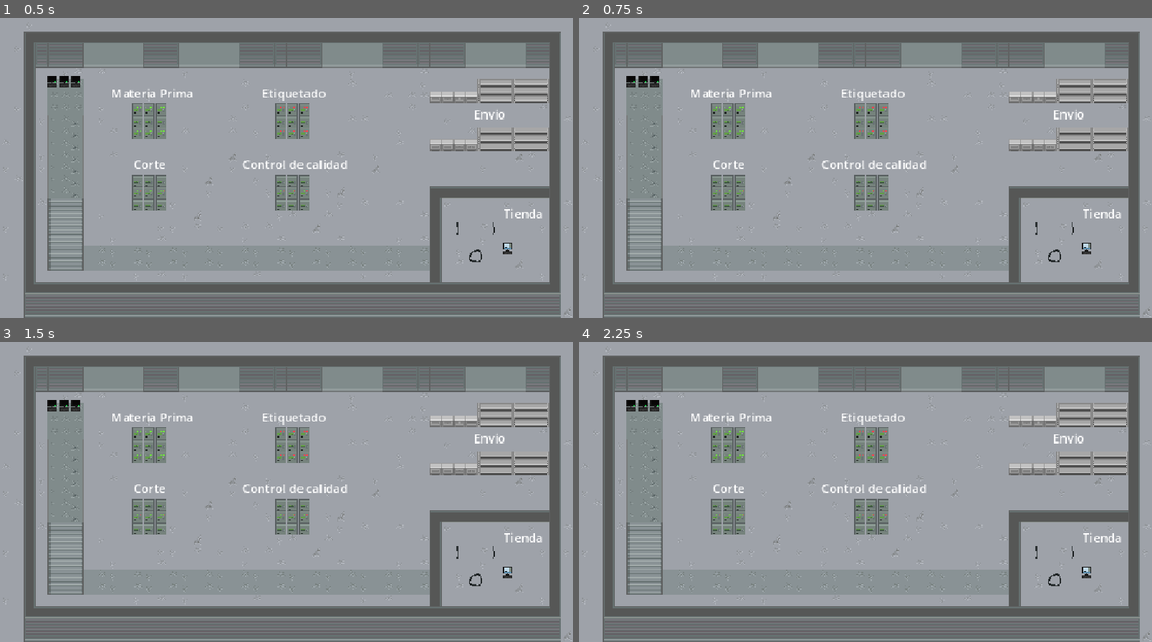
Above: before the commit, frames 1-4 (two rows, left to right).
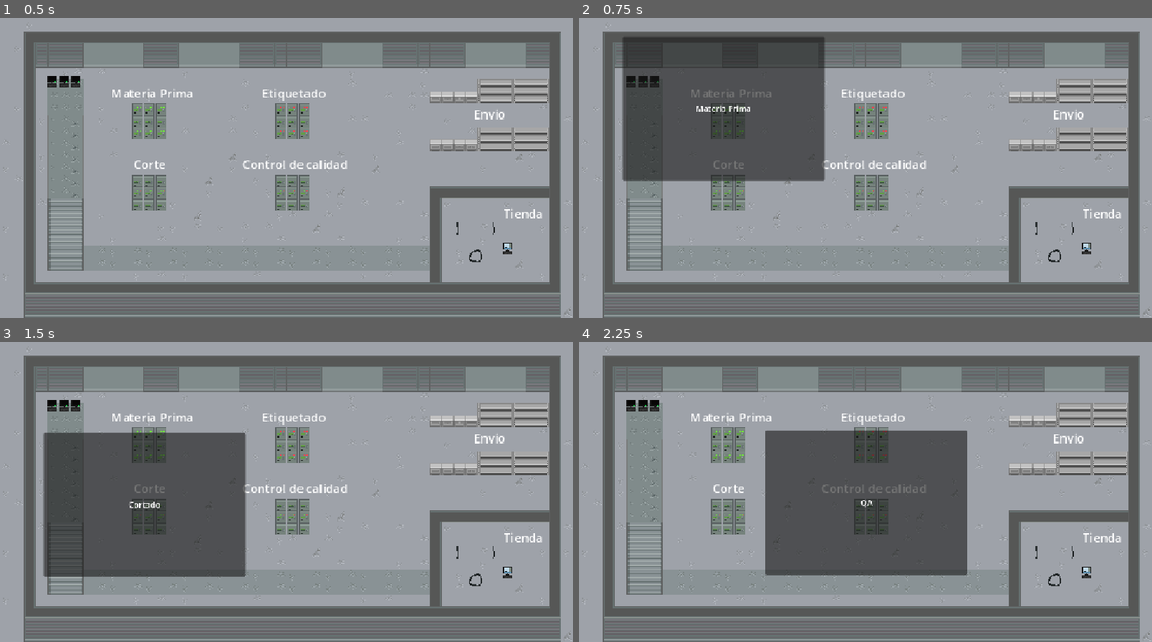
Above: after the commit, the same moments.

Repository: Fet-bleh/Mini-mermelada
Game: Godot game, scene res://Scenes/node_2d.tscn
The game is run twice, just before and just after one commit, with the same random seed, the same clock (stepped at 60 frames per second) and the same inputs.
Inputs (mouse positions are in pixels of both pictures, inside the frame that each line leads up to):
- Up to frame 1 (0.5 s): no input
- Up to frame 2 (0.75 s): tap Enter at 0.5 s; move the mouse to (733, 114) at 0.52 s; press the mouse at (733, 114) at 0.53 s
- Up to frame 3 (1.5 s): tap Space at 1.25 s; move the mouse to (154, 510) at 1.27 s; release the mouse at (154, 510) at 1.28 s; click (154, 510) at 1.35 s
- Up to frame 4 (2.25 s): tap Enter at 2 s; move the mouse to (876, 510) at 2.02 s; press the mouse at (876, 510) at 2.03 s

Frame 1 is identical in both runs. In frame 2, 17% of the frame differs, in the area x 7-43%, y 6-55%; in frame 3, 17%, in the area x 7-43%, y 30-79%; in frame 4, 17%.

Commit message:
UI manager skeleton
serxo

Diff:
--- a/BaseMaquina.tscn
+++ b/BaseMaquina.tscn
@@ -1,6 +1,4 @@
 [gd_scene format=3 uid="uid://cy38aoo3vhijo"]
-
-[ext_resource type="Script" uid="uid://n2u0vepuigie" path="res://Scripts/OpenMachineState.gd" id="1_q03cx"]
 
 [sub_resource type="RectangleShape2D" id="RectangleShape2D_7i21o"]
 size = Vector2(1150, 646)
@@ -13,6 +11,5 @@
 [node name="ColisionMaquina" type="CollisionShape2D" parent="AreaMaquina" unique_id=779081971]
 position = Vector2(95, 72)
 shape = SubResource("RectangleShape2D_7i21o")
-script = ExtResource("1_q03cx")
 
 [connection signal="input_event" from="AreaMaquina" to="AreaMaquina/ColisionMaquina" method="_on_area_maquina_input_event"]
--- a/Scenes/etiquetado.gd
+++ b/Scenes/etiquetado.gd
@@ -1,10 +1,17 @@
 extends Machine
+
 
 # Called when the node enters the scene tree for the first time.
 func _ready():
-	pass # Replace with function body.
+	input_event.connect(_on_area_maquina_input_event)
 
 
 # Called every frame. 'delta' is the elapsed time since the previous frame.
 func _process(delta):
 	pass
+
+
+func _on_area_maquina_input_event(viewport, event, shape_idx):
+	if event.is_action_pressed("click"):
+		interacted.emit(self)
+		print(self)
--- a/Scenes/materia_prima.gd
+++ b/Scenes/materia_prima.gd
@@ -3,9 +3,15 @@
 
 # Called when the node enters the scene tree for the first time.
 func _ready():
-	pass # Replace with function body.
+	input_event.connect(_on_area_maquina_input_event)
 
 
 # Called every frame. 'delta' is the elapsed time since the previous frame.
 func _process(delta):
 	pass
+
+
+func _on_area_maquina_input_event(viewport, event, shape_idx):
+	if event.is_action_pressed("click"):
+		interacted.emit(self)
+		print(self)
--- a/Scenes/submenu_maquina_1.tscn
+++ b/Scenes/submenu_maquina_1.tscn
@@ -1,12 +1,15 @@
 [gd_scene format=3 uid="uid://cj8wbt4c2cr4"]
 
-[node name="SubmenuMaquina1" type="Node2D" unique_id=1870061080]
+[node name="SubmenuMaquina1" type="Control" unique_id=458442121]
+layout_mode = 3
+anchors_preset = 0
 
 [node name="PanelContainer" type="PanelContainer" parent="." unique_id=2073414716]
-offset_right = 586.0
-offset_bottom = 391.0
+layout_mode = 0
+offset_right = 406.0
+offset_bottom = 290.0
 
 [node name="Label" type="Label" parent="PanelContainer" unique_id=1833030013]
 layout_mode = 2
-text = "Cortado"
+text = "Materia Prima"
 horizontal_alignment = 1
--- a/Scenes/submenu_maquina_2.tscn
+++ b/Scenes/submenu_maquina_2.tscn
@@ -1,12 +1,15 @@
 [gd_scene format=3 uid="uid://23m6o5hco473"]
 
-[node name="Node2D" type="Node2D" unique_id=423605464]
+[node name="Node2D" type="Control" unique_id=1218856026]
+layout_mode = 3
+anchors_preset = 0
 
 [node name="PanelContainer" type="PanelContainer" parent="." unique_id=1775803927]
-offset_right = 586.0
-offset_bottom = 391.0
+layout_mode = 0
+offset_right = 406.0
+offset_bottom = 290.0
 
 [node name="Label" type="Label" parent="PanelContainer" unique_id=2027550342]
 layout_mode = 2
-text = "Materia Prima"
+text = "Cortado"
 horizontal_alignment = 1
--- a/Scenes/submenu_maquina_3.tscn
+++ b/Scenes/submenu_maquina_3.tscn
@@ -1,10 +1,13 @@
 [gd_scene format=3 uid="uid://b121kiekdk0jb"]
 
-[node name="Node2D" type="Node2D" unique_id=423605464]
+[node name="Node2D" type="Control" unique_id=592980302]
+layout_mode = 3
+anchors_preset = 0
 
 [node name="PanelContainer" type="PanelContainer" parent="." unique_id=401808319]
-offset_right = 586.0
-offset_bottom = 391.0
+layout_mode = 0
+offset_right = 406.0
+offset_bottom = 290.0
 
 [node name="Label" type="Label" parent="PanelContainer" unique_id=675973626]
 layout_mode = 2
--- a/Scenes/submenu_maquina_4.tscn
+++ b/Scenes/submenu_maquina_4.tscn
@@ -1,10 +1,13 @@
 [gd_scene format=3 uid="uid://cgeia0lx7p6bl"]
 
-[node name="Node2D" type="Node2D" unique_id=423605464]
+[node name="Node2D" type="Control" unique_id=1244840042]
+layout_mode = 3
+anchors_preset = 0
 
 [node name="PanelContainer" type="PanelContainer" parent="." unique_id=1314604699]
-offset_right = 586.0
-offset_bottom = 391.0
+layout_mode = 0
+offset_right = 406.0
+offset_bottom = 290.0
 
 [node name="Label" type="Label" parent="PanelContainer" unique_id=1507101921]
 layout_mode = 2
--- a/Scripts/OpenMachineState.gd
+++ /dev/null
@@ -1,20 +0,0 @@
-extends CollisionShape2D
-
-signal maquina_interact(maquina : Object)
-
-# Called when the node enters the scene tree for the first time.
-func _ready():
-	pass # Replace with function body.
-
-
-# Called every frame. 'delta' is the elapsed time since the previous frame.
-func _process(delta):
-	pass
-
-
-
-
-func _on_area_maquina_input_event(viewport, event, shape_idx):
-	if event.is_action_pressed("click"):
-		maquina_interact.emit(self)
-		print(self)
--- a/Scripts/corte.gd
+++ b/Scripts/corte.gd
@@ -1,10 +1,17 @@
 extends Machine
+
 
 # Called when the node enters the scene tree for the first time.
 func _ready():
-	pass # Replace with function body.
+	input_event.connect(_on_area_maquina_input_event)
 
 
 # Called every frame. 'delta' is the elapsed time since the previous frame.
 func _process(delta):
 	pass
+
+
+func _on_area_maquina_input_event(viewport, event, shape_idx):
+	if event.is_action_pressed("click"):
+		interacted.emit(self)
+		print(self)
--- a/Scripts/qa.gd
+++ b/Scripts/qa.gd
@@ -1,10 +1,17 @@
 extends Machine
+
 
 # Called when the node enters the scene tree for the first time.
 func _ready():
-	pass # Replace with function body.
+	input_event.connect(_on_area_maquina_input_event)
 
 
 # Called every frame. 'delta' is the elapsed time since the previous frame.
 func _process(delta):
 	pass
+
+
+func _on_area_maquina_input_event(viewport, event, shape_idx):
+	if event.is_action_pressed("click"):
+		interacted.emit(self)
+		print(self)
--- a/Scripts/ui_manager.gd
+++ b/Scripts/ui_manager.gd
@@ -1,17 +1,21 @@
 extends Node
-
 @onready var ui_layer: CanvasLayer = $".."
 
-# Called when the node enters the scene tree for the first time.
 func _ready():
 	for machine in get_tree().get_nodes_in_group("machines"):
 		machine.interacted.connect(machine_interact)
 
 func machine_interact(machine : Machine) -> void:
-	print(self)
+	clean_all()
+	print(ui_layer.get_children())
 	var submenu = machine.submenu_scene.instantiate()
 	ui_layer.add_child(submenu)
-	submenu.global_position = machine.global_position + Vector2(0, 0)
-# Called every frame. 'delta' is the elapsed time since the previous frame.
+	submenu.global_position = machine.global_position - submenu.get_child(0).size/2
+	#submenu.setup(machine)
+
+func clean_all() -> void:
+	for child in ui_layer.get_children():
+		if child.name != "UIManager":
+			child.queue_free()
 func _process(delta):
 	pass
Not shown, removed: Scripts/OpenMachineState.gd.uid
